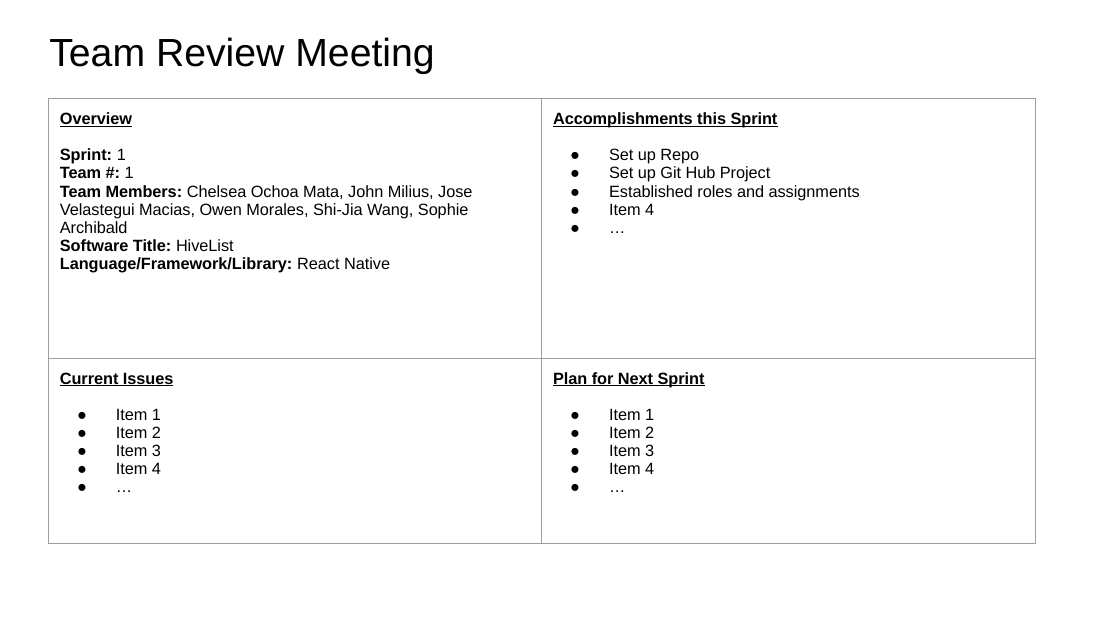
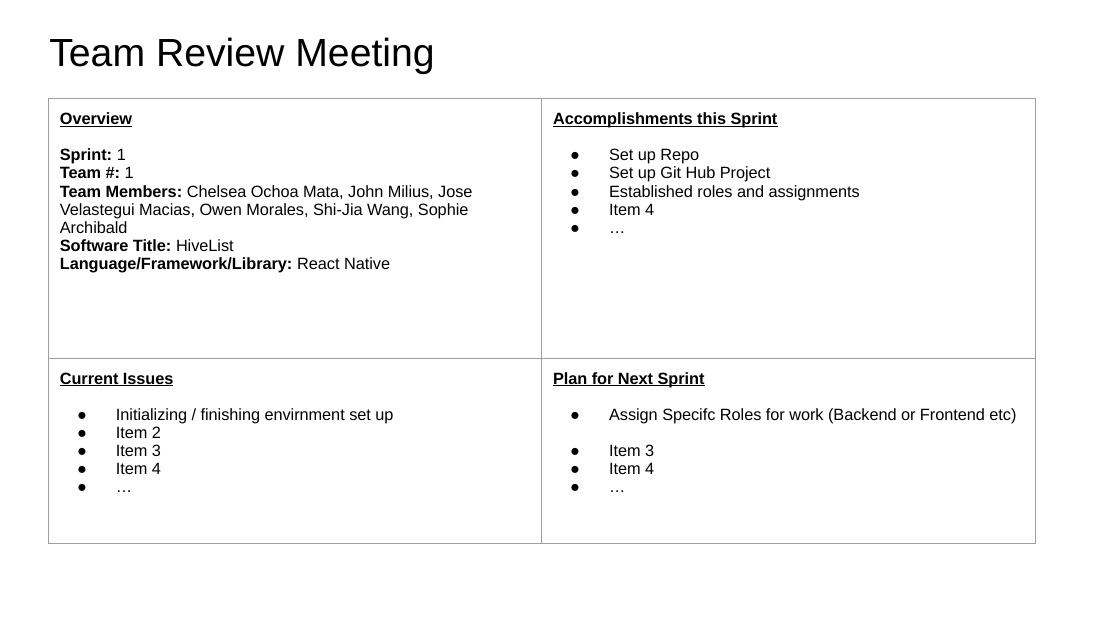
Before and after one commit to omora14/roomiesChore, a slide deck: slide 1 of Sprint Presentations/team_review_Sprint_1.pptx. Drawn at 1120x630 pixels with LibreOffice and Linux fonts; fonts in the diff are those of the drawing. Boxes give left, top, right and bottom in pixels: in the first picture for what was removed or moved away, otherwise in the second. Text is boxed around its words. In the diff, an @@ line names an element or a change of style, - is before the commit and + after.

```diff
--- a/Sprint Presentations/team_review_Sprint_1.pptx
+++ b/Sprint Presentations/team_review_Sprint_1.pptx
@@ table at box(49, 99, 1035, 557) @@
-row 2, column 1: Current Issues / Item 1 / Item 2 / Item 3 / Item 4 / …
+row 2, column 1: Current Issues / Initializing / finishing envirnment set up / Item 2 / Item 3 / Item 4 / …
-row 2, column 2: Plan for Next Sprint / Item 1 / Item 2 / Item 3 / Item 4 / …
+row 2, column 2: Plan for Next Sprint / Assign Specifc Roles for work (Backend or Frontend etc) / Item 3 / Item 4 / …
```
Also in this commit, not shown: 1 slide added.
